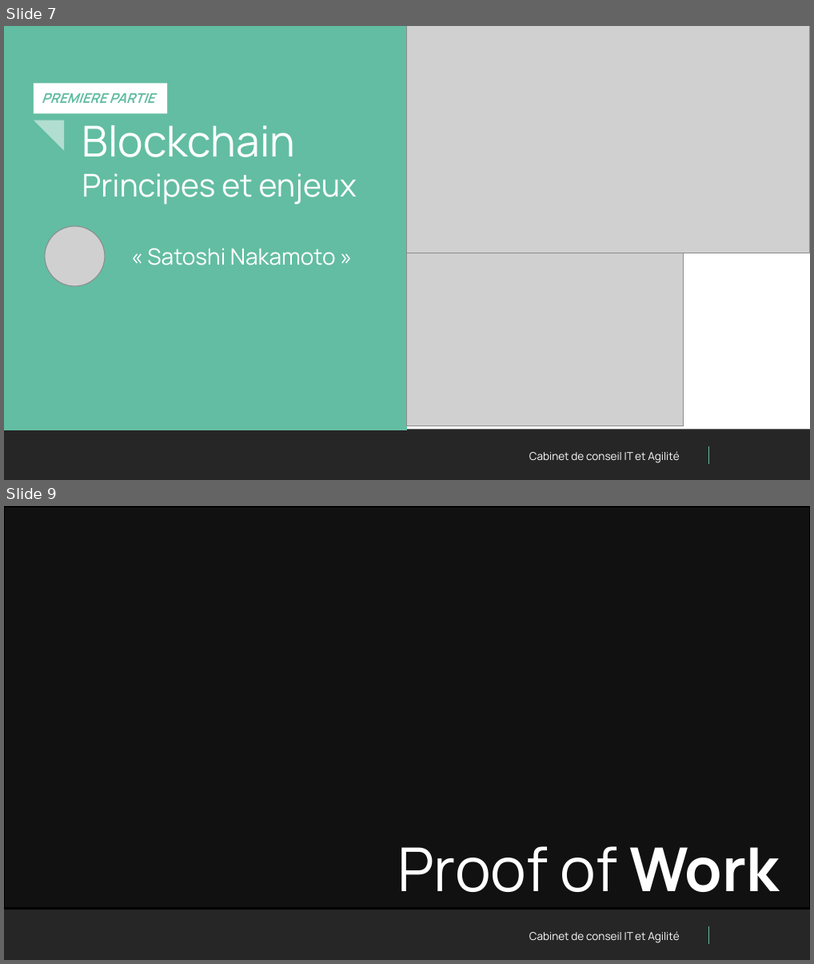
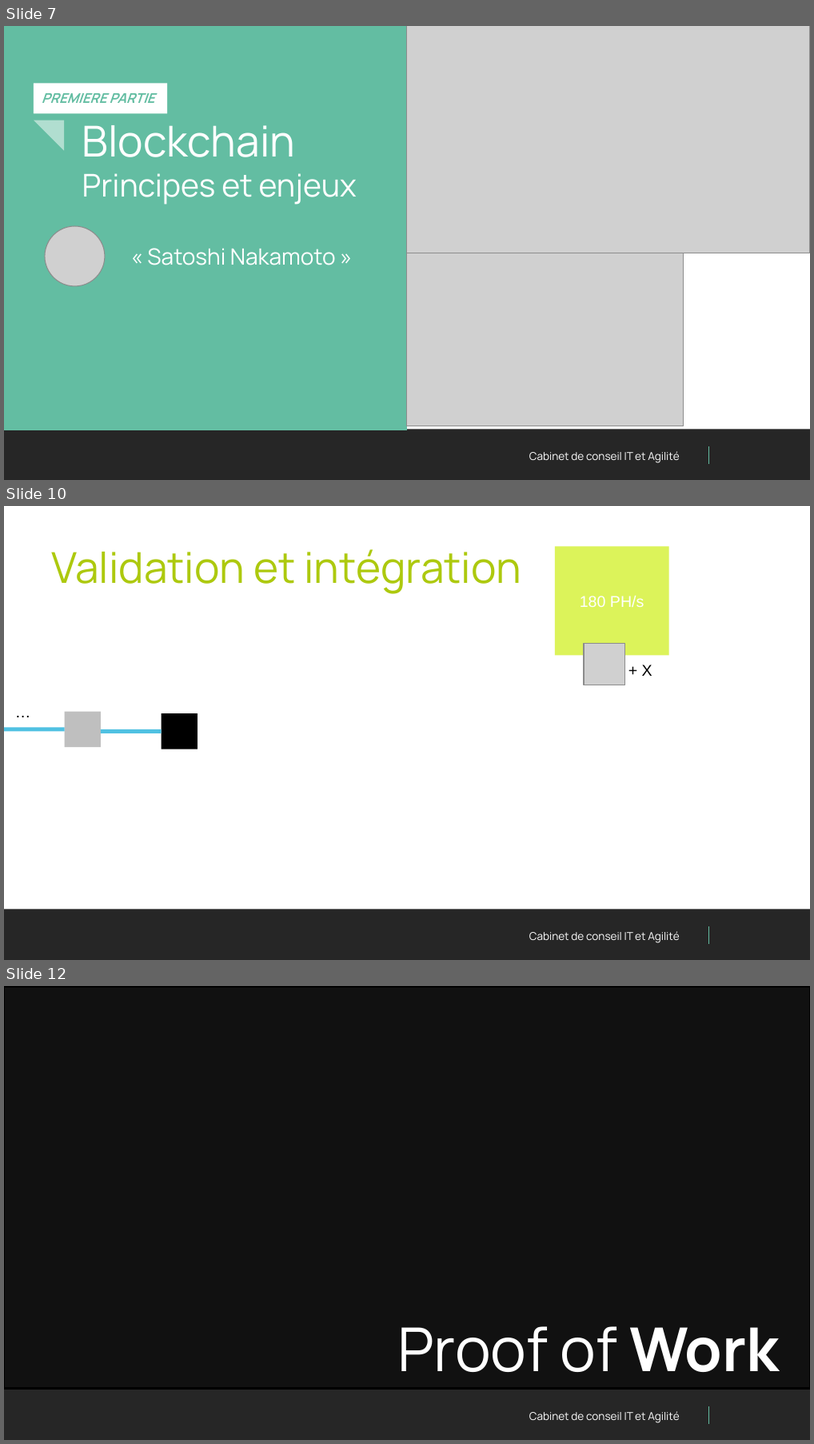
Before and after one commit to PaulFasola/Techlabs, a slide deck: Blockchain101+SmartContracts/Presentation/Techlab Blockchain.pptx. Shown one above the other, each under a label of ours: slides 7 and 9 before the commit, slides 7, 10 and 12 after it; the slides between them are not shown. The pictures are 814x964 and 814x1444 pixels, drawn with LibreOffice and Linux fonts; fonts in the diff are those of the drawing; grey boxes stand for pictures; background and template pictures are left out; a plain dark background stands for a picture behind light text. Boxes give left, top, right and bottom in pixels: in the first picture for what was removed or moved away, otherwise in the second. Text is boxed around its words. In the diff, an @@ line names an element or a change of style, - is before the commit and + after.

```diff
--- a/Blockchain101+SmartContracts/Presentation/Techlab Blockchain.pptx
+++ b/Blockchain101+SmartContracts/Presentation/Techlab Blockchain.pptx
@@ slide 10 added at bbox=[4, 506, 810, 960], background #FFFFFF; not listed: 3 template elements that a slide beside it also shows @@
@@ title added at bbox=[52, 549, 522, 594], 38 pt, text #ADC90E @@
+Validation et intégration
@@ rectangle added at bbox=[554, 546, 670, 655], fill #DCF35A, 14 pt, text #FFFFFF @@
+180 PH/s
@@ picture added at bbox=[584, 643, 625, 684] @@
@@ text added at bbox=[642, 664, 653, 676], 14 pt, text #000000 @@
++ X
@@ text added at bbox=[7, 698, 43, 725], 14 pt, text #000000 @@
+…
@@ rectangle added at bbox=[65, 712, 101, 747], fill #BFBFBF @@
@@ rectangle added at bbox=[162, 713, 198, 748], fill #000000 @@
@@ rectangle added at bbox=[4, 727, 65, 731], fill #50C1E2 @@
@@ rectangle added at bbox=[101, 729, 162, 733], fill #50C1E2 @@
@@ what was slide 9 is now slide 12 @@
```
Also in this commit, not shown: 2 slides changed, 3 other slides added, 1 slide removed.
